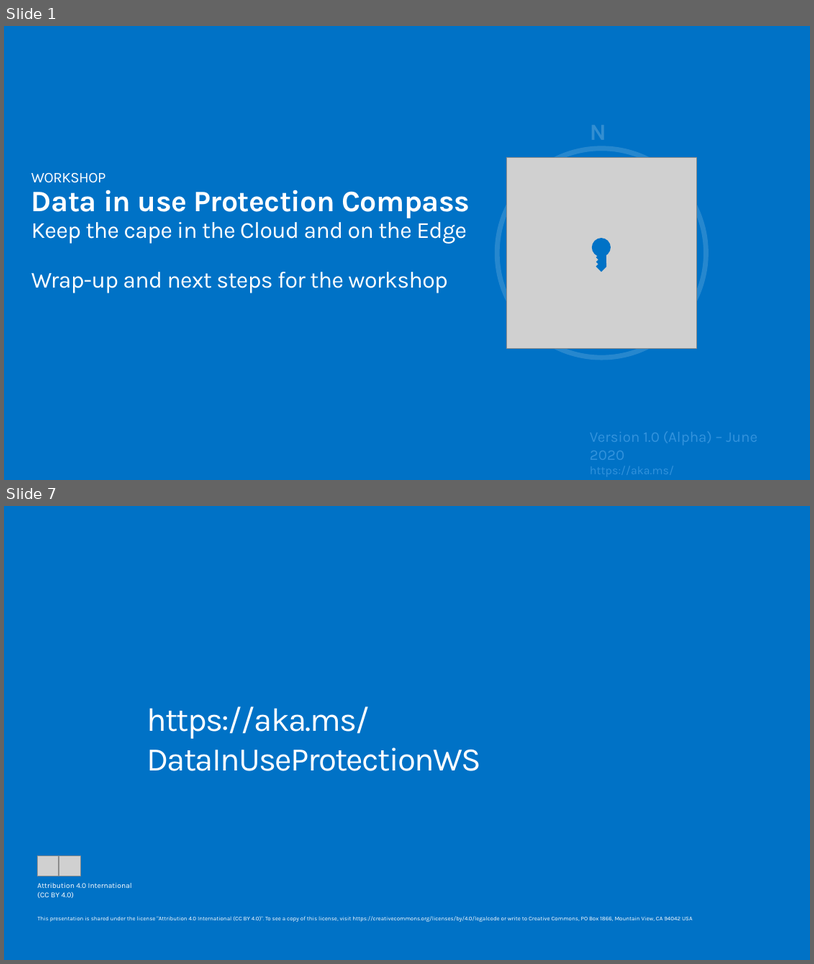
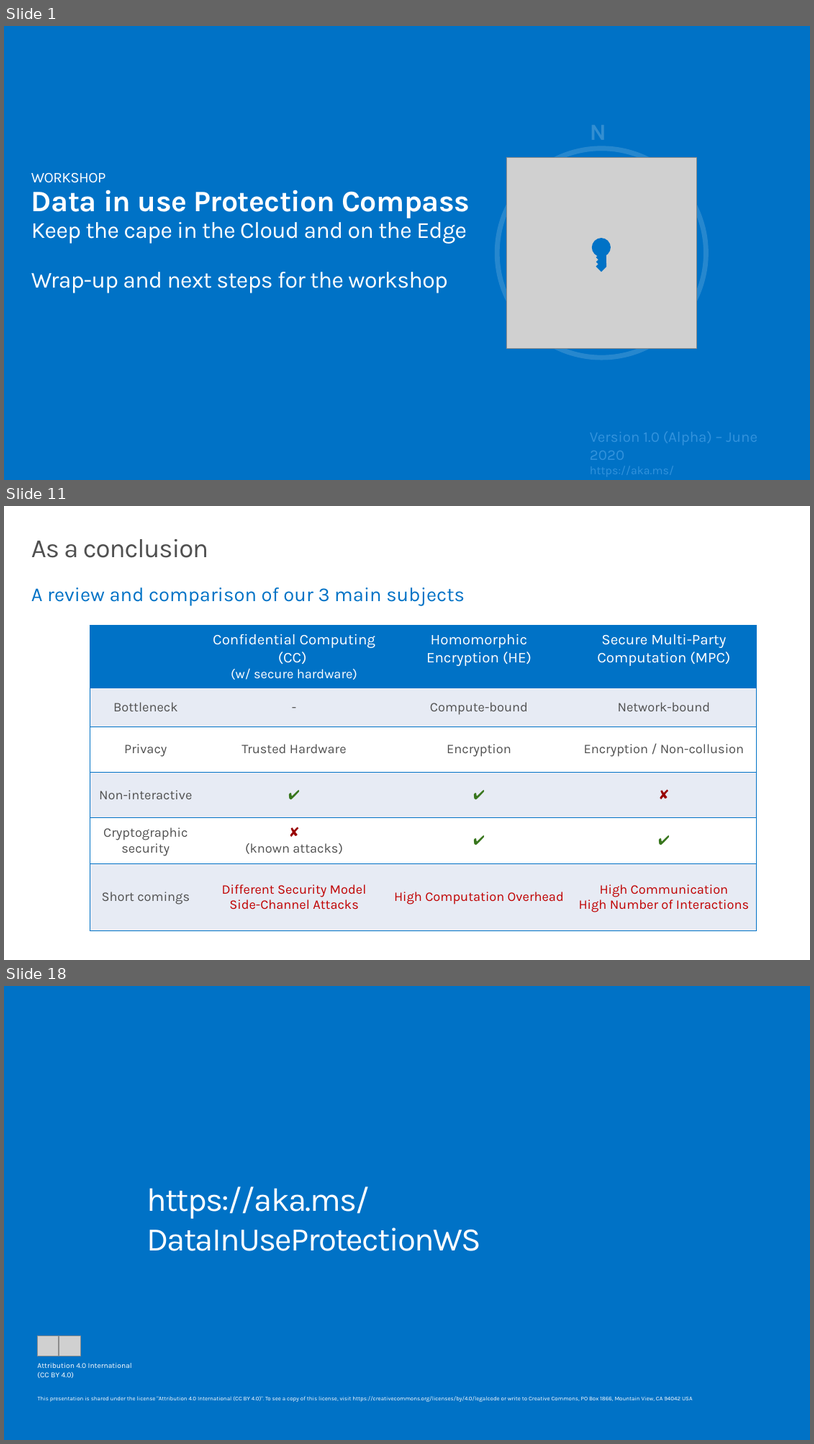
Before and after one commit to microsoft/data-in-use-protection-workshop, a slide deck: decks/Data in use Protection Compass - Wrap-up.pptx. Shown one above the other, each under a label of ours: slides 1 and 7 before the commit, slides 1, 11 and 18 after it; the slides between them are not shown. The pictures are 814x964 and 814x1444 pixels, drawn with LibreOffice and Linux fonts; fonts in the diff are those of the drawing; grey boxes stand for pictures. Boxes give left, top, right and bottom in pixels: in the first picture for what was removed or moved away, otherwise in the second. Text is boxed around its words. In the diff, an @@ line names an element or a change of style, - is before the commit and + after.

```diff
--- a/decks/Data in use Protection Compass - Wrap-up.pptx
+++ b/decks/Data in use Protection Compass - Wrap-up.pptx
@@ slide 11 added at <box>4,506,810,960</box>, background #FFFFFF @@
@@ title added at <box>31,539,208,558</box>, 32 pt, text #505050 @@
+As a conclusion
@@ text added at <box>31,587,465,606</box>, 24 pt, text #0072C6 @@
+A review and comparison of our 3 main subjects
@@ table added at <box>90,626,757,931</box>, 6 rows, 4 columns @@
+ | Confidential Computing (CC) / (w/ secure hardware) | Homomorphic Encryption (HE) | Secure Multi-Party Computation (MPC)
+Bottleneck | - | Compute-bound | Network-bound
+Privacy | Trusted Hardware | Encryption | Encryption / Non-collusion
+Non-interactive | ✔ | ✔ | ✘
+Cryptographic security | ✘ / (known attacks) | ✔ | ✔
+Short comings | Different Security Model / Side-Channel Attacks | High Computation Overhead | High Communication / High Number of Interactions
@@ what was slide 7 is now slide 18 @@
```
Also in this commit, not shown: 3 slides changed, 11 other slides added, 1 slide removed, 19 other files.
